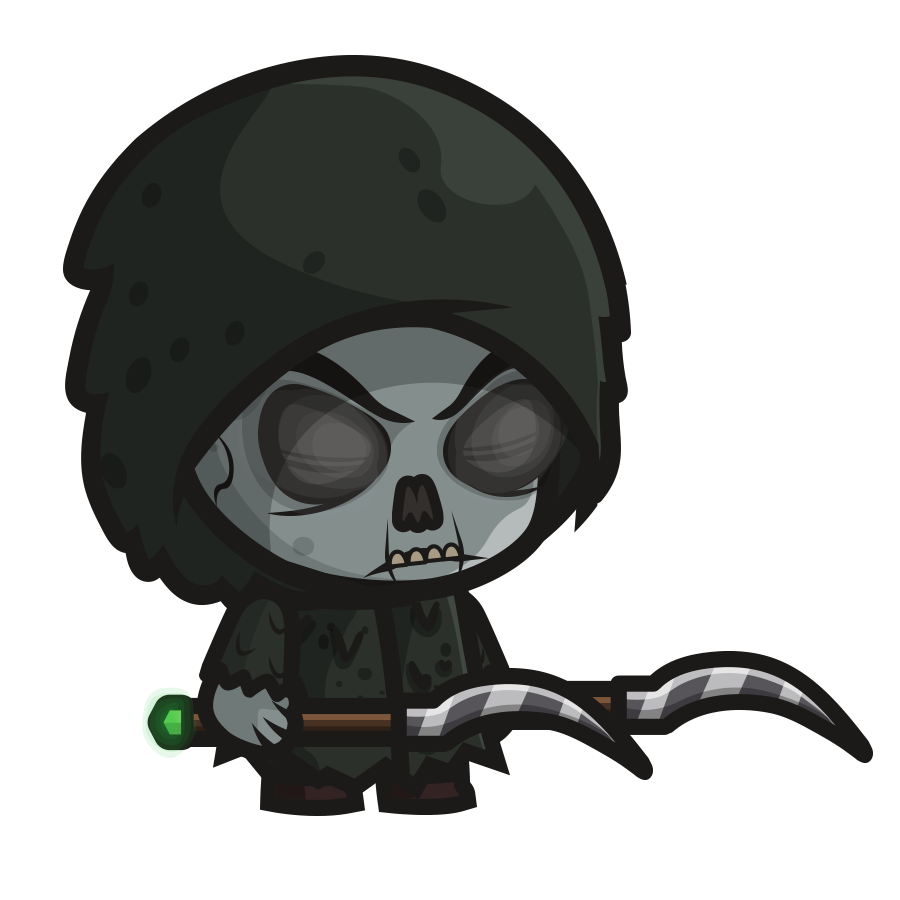
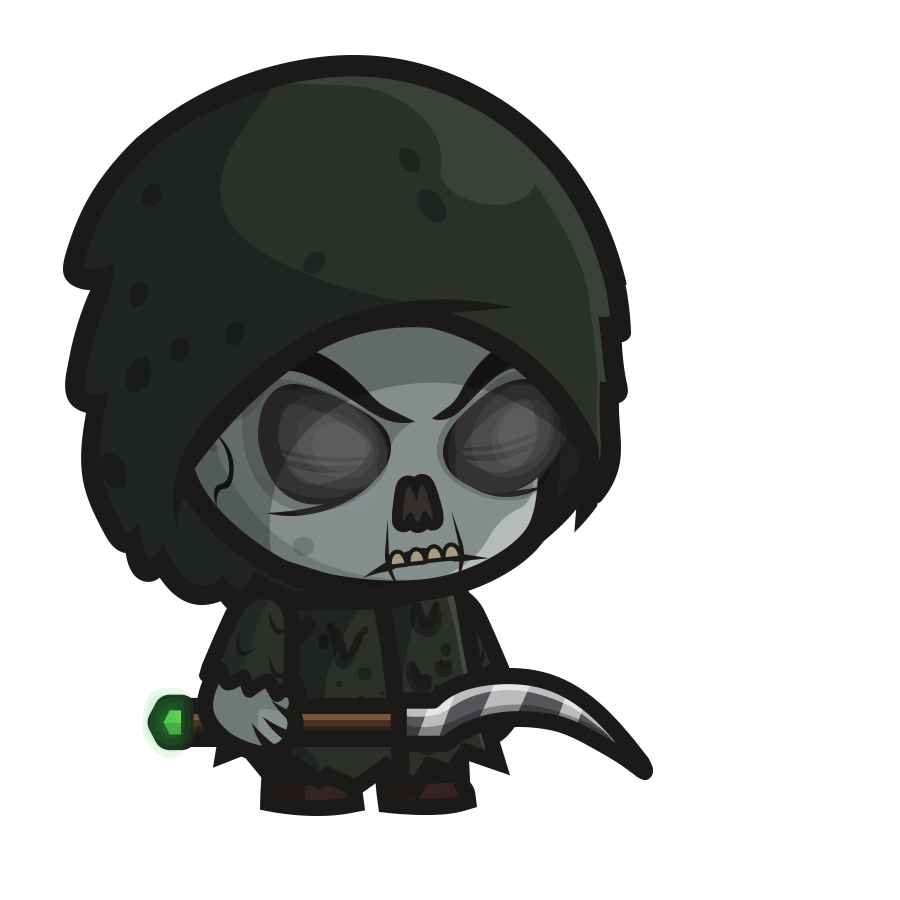
Two versions of the same layered image (900 × 900). Layer-by-layer changes:
added group "Front Arm" (1st of 2) with 3 layers above "Head" over (512, 673, 653, 735)
moved "Front Weapon" into group "Front Arm" over (512, 673, 653, 735)
added group "Back Arm" (1st of 2) with 2 layers above "Front Leg" over (512, 727, 521, 730)
moved "Back Hand" into group "Back Arm" over (512, 727, 521, 730)
removed layer "Back Weapon" over (512, 651, 873, 763)
